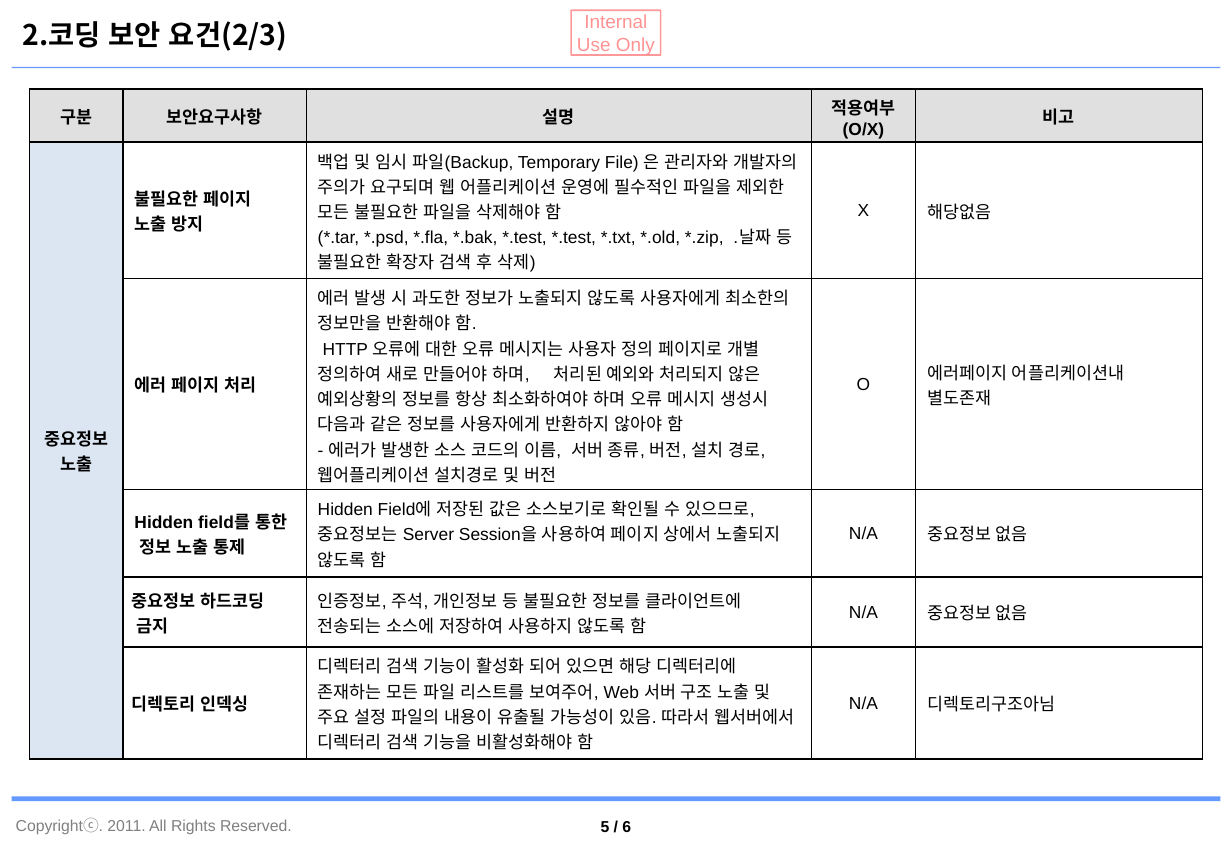
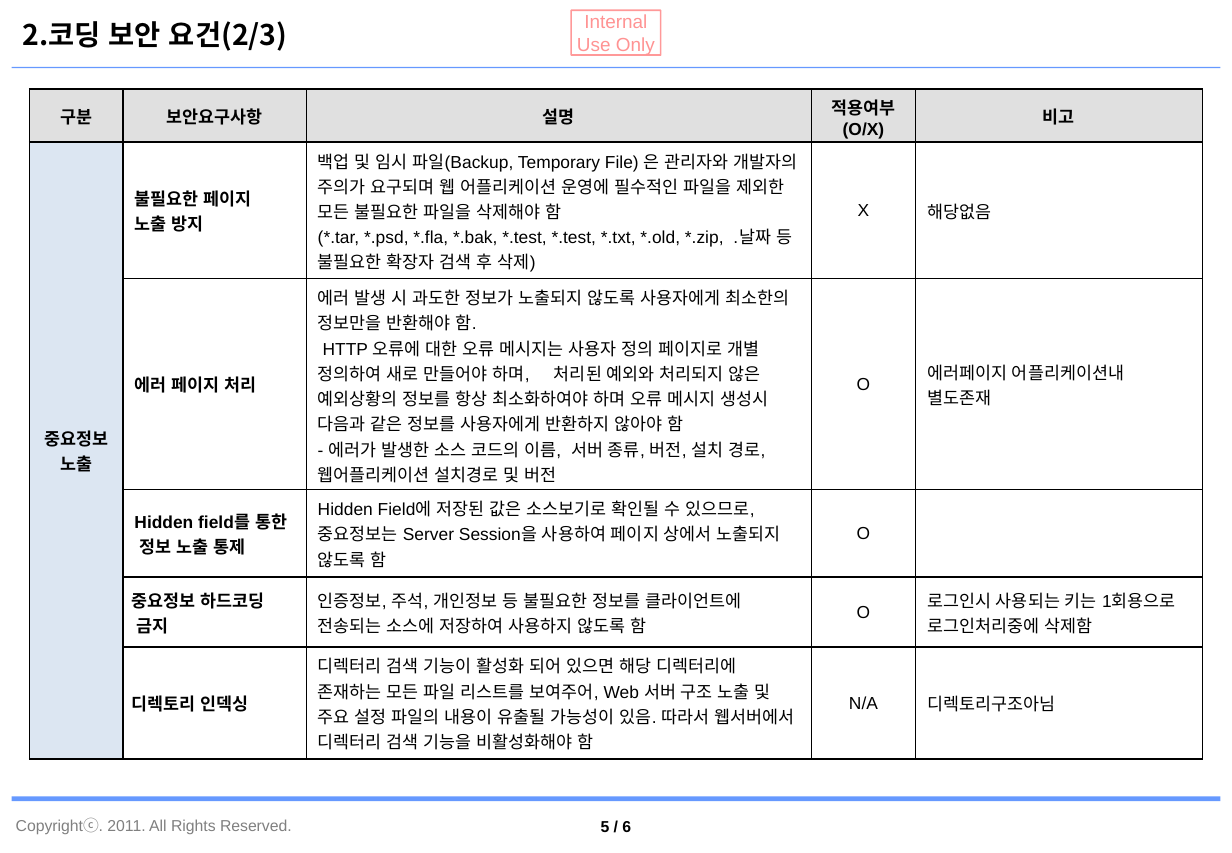
Before and after one commit to jaeyong1/stockmgmt, a slide deck: slide 6 of documents/자재관리시스템_보안점검 결과서.pptx. Drawn at 1232x853 pixels with LibreOffice and Linux fonts; fonts in the diff are those of the drawing; background and template pictures are left out. Boxes give left, top, right and bottom in pixels: in the first picture for what was removed or moved away, otherwise in the second. Text is boxed around its words. In the diff, an @@ line names an element or a change of style, - is before the commit and + after.

```diff
--- a/documents/자재관리시스템_보안점검 결과서.pptx
+++ b/documents/자재관리시스템_보안점검 결과서.pptx
@@ table at (30,89,1202,759) @@
-row 4, column 4: N/A
+row 4, column 4: O
-row 4, column 5: 중요정보 없음
+row 4, column 5: 
-row 5, column 4: N/A
+row 5, column 4: O
-row 5, column 5: 중요정보 없음
+row 5, column 5: 로그인시 사용되는 키는 1회용으로 로그인처리중에 삭제함
```
Also in this commit, not shown: 4 other slides changed, 9 other files.
